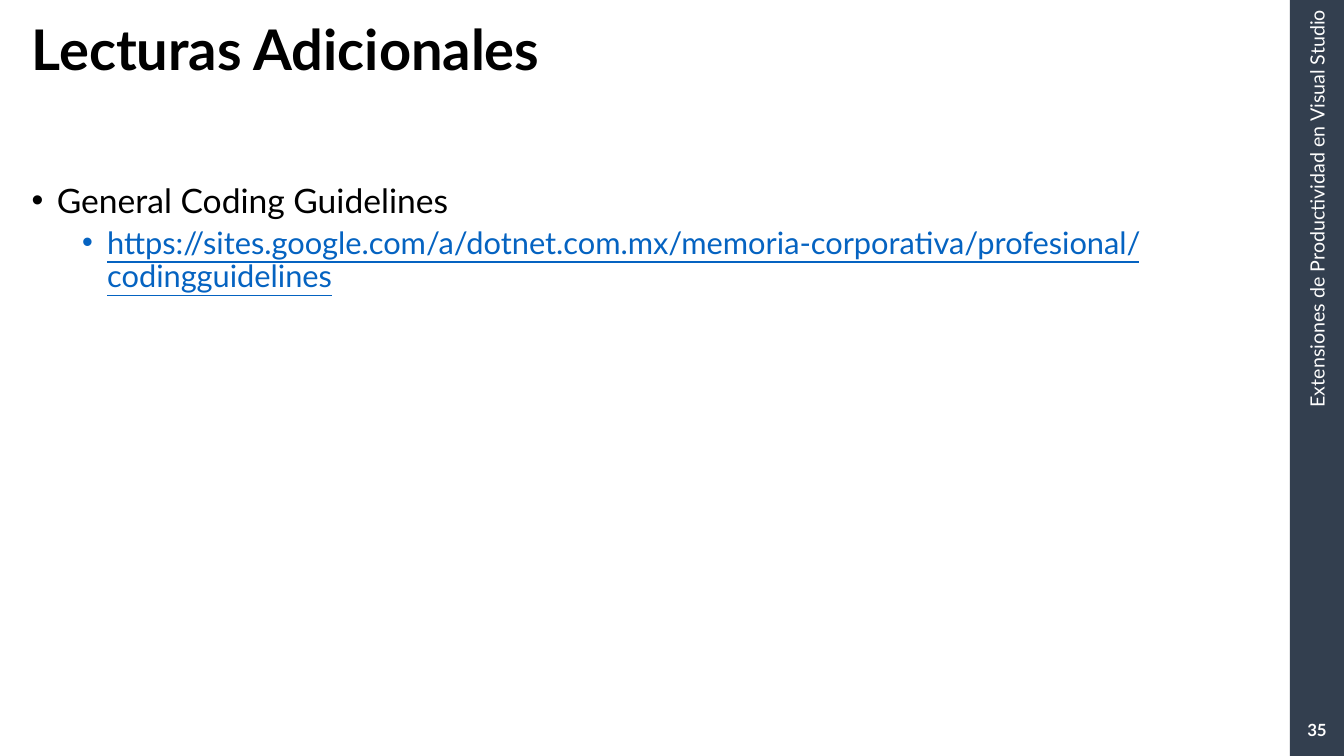
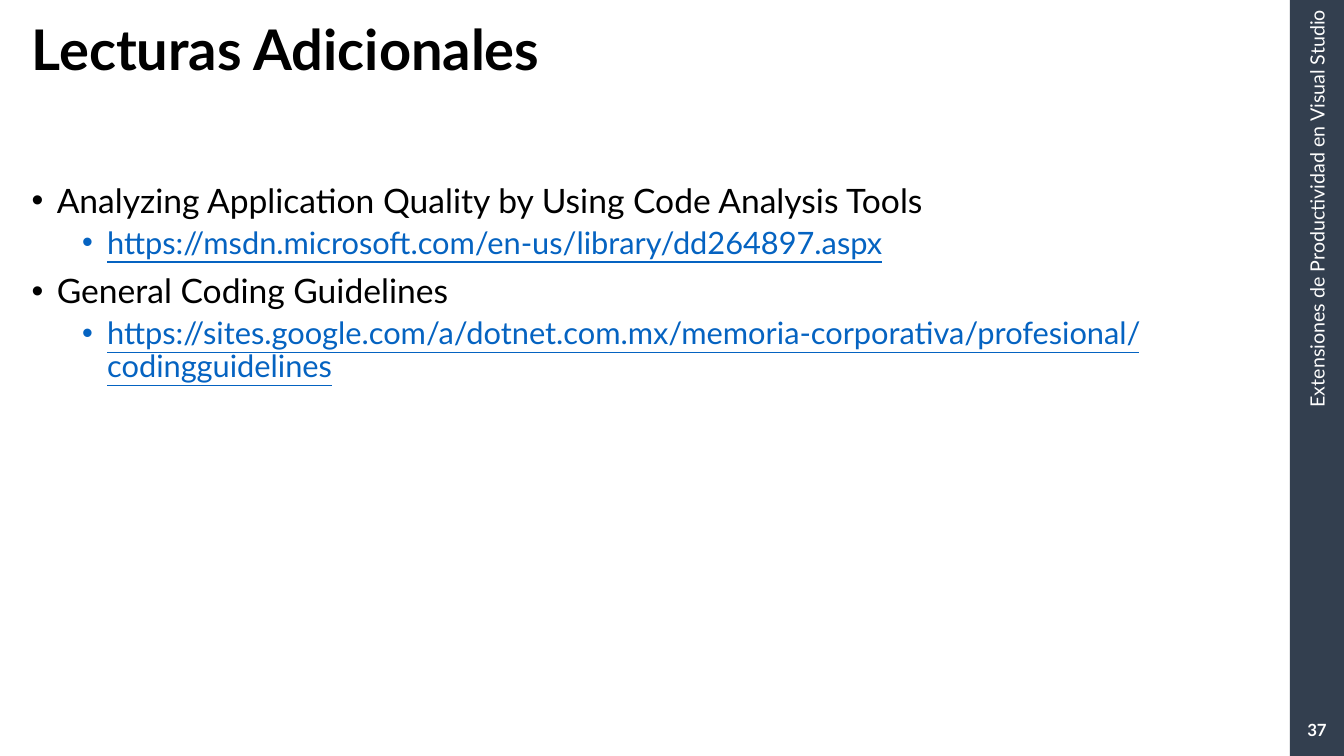
Before and after one commit to RGDotnet/Capacitacion, a slide deck: slide 37 of CapacitacionArmagedon/Diapositivas/Extensiones de productividad en visual studio.pptx (slide 35 before the commit). Drawn at 1344x756 pixels with LibreOffice and Linux fonts; fonts in the diff are those of the drawing; background and template pictures are left out. Boxes give left, top, right and bottom in pixels: in the first picture for what was removed or moved away, otherwise in the second. Text is boxed around its words. In the diff, an @@ line names an element or a change of style, - is before the commit and + after.

```diff
--- a/CapacitacionArmagedon/Diapositivas/Extensiones de productividad en visual studio.pptx
+++ b/CapacitacionArmagedon/Diapositivas/Extensiones de productividad en visual studio.pptx
@@ text at box(57, 188, 922, 260): paragraphs added @@
+• Analyzing Application Quality by Using Code Analysis Tools
+  • https://msdn.microsoft.com/en-us/library/dd264897.aspx
@@ page number at box(1307, 723, 1326, 736): text changed @@
-35
+37
```
Also in this commit, not shown: 6 other slides changed, 2 slides added, 3 slides removed.
